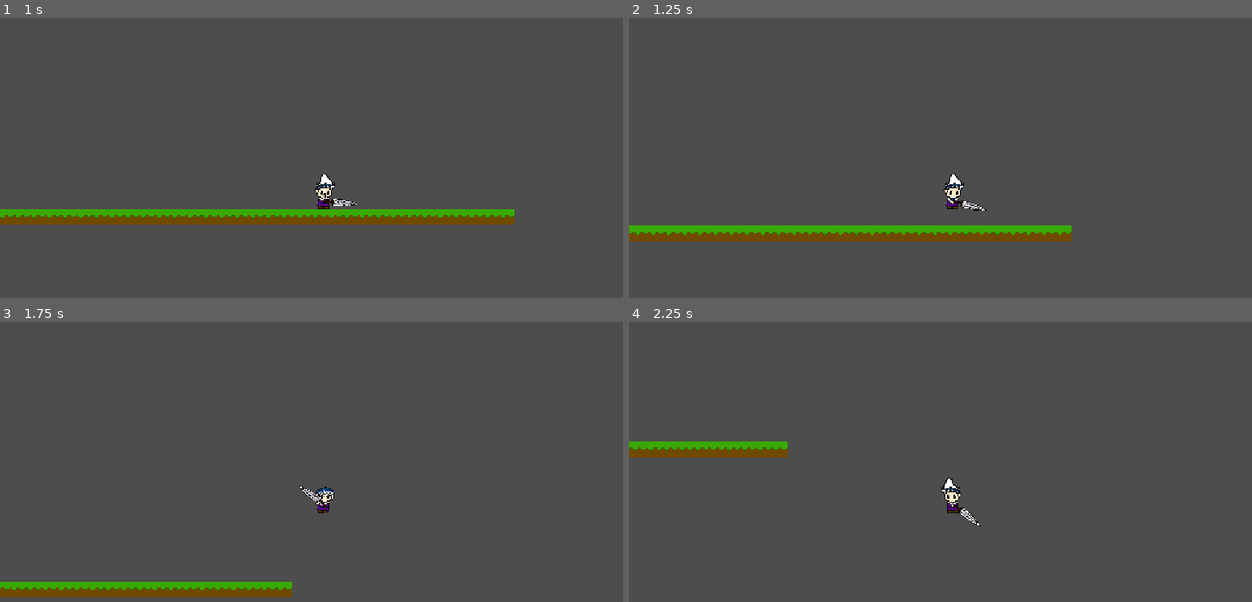
Above: before the commit, frames 1-4 (two rows, left to right).
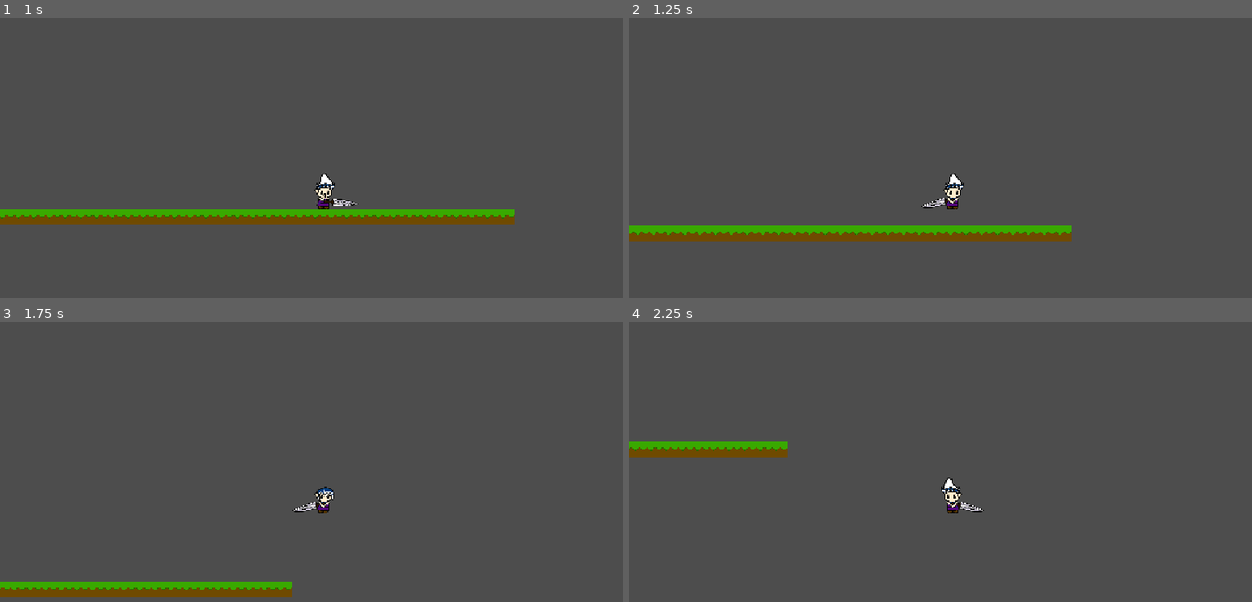
Above: after the commit, the same moments.

Repository: Nelinnia/azure-leaf-forest
Game: Godot game, scene res://Levels/testing_level.tscn
Same seed, same stepped clock (60 frames per second), same inputs: the game is played once before the commit and once after it.
Inputs (mouse positions are in pixels of both pictures, inside the frame that each line leads up to):
- Up to frame 1 (1 s): tap Enter at 0.5 s; move the mouse to (467, 180) at 0.52 s; hold D (move_right) from 0.53 s (still down); click (467, 180) at 0.6 s; tap Space (jump) at 0.77, 0.8 s
- Up to frame 2 (1.25 s): keep holding D (move_right); tap Space (jump) at 1.07 s
- Up to frame 3 (1.75 s): keep holding D (move_right); move the mouse to (193, 520) at 1.27 s; tap Space (jump) at 1.35, 1.52 s; click (193, 520) at 1.55 s
- Up to frame 4 (2.25 s): tap Space (jump) at 1.82 s; move the mouse to (1015, 422) at 2.02 s; release D (move_right) at 2.03 s; hold A (move_left) from 2.03 s (still down); click (1015, 422) at 2.1 s

Frame 1 is identical in both runs. In frame 2, 0.2% of the frame differs, in the area x 46-58%, y 64-69%; in frame 3, 0.2%; in frame 4, 0.2%, in the area x 51-58%, y 64-73%.

Commit message:
fixed flip_h on player assets

Diff:
--- a/Player/player.gd
+++ b/Player/player.gd
@@ -5,6 +5,7 @@
 
 @onready var hair_back: Sprite2D = %HairBack
 @onready var player_parts: Node2D = %PlayerParts
+
 
 @onready var right_arm: AnimatedSprite2D = %Right_Arm
 @onready var left_arm: AnimatedSprite2D = %Left_Arm
@@ -36,6 +37,7 @@
 @onready var animated_sprite: AnimatedSprite2D = %AnimatedSprite2D
 @onready var animation_player: AnimationPlayer = %AnimationPlayer
 @onready var attack_animation_player: AnimationPlayer = %AttackAnimationPlayer
+@onready var visuals: Node2D = %Visuals
 
 
 @onready var jump_speed := calculate_jump_speed(jump_height, jump_time_to_peak)
@@ -59,6 +61,7 @@
 var is_attacking :bool= false
 var current_state :State= State.GROUND
 var direction_x :float= 0.0
+var is_facing_left :bool= false
 var current_gravity :float= 0.0
 
 func _ready() -> void:
@@ -87,7 +90,7 @@
 	move_and_slide()
 
 
-
+@onready var weapon_marker: Marker2D = $Visuals/Weapon/WeaponMarker
 func _input(event: InputEvent) -> void:
 	if event.is_action_released("attack") and not is_attacking:
 		_start_attack()
@@ -95,12 +98,22 @@
 	is_attacking = true
 	var is_ground := current_state == State.GROUND
 	var attack_anim := "sword_swing_ground" if is_ground else "sword_swing_air"
-	attack_animation_player.play("sword_swing_ground")
-	left_arm.play("sword_swing_ground")
-	right_arm.play("sword_swing_ground")
+	attack_animation_player.play(attack_anim)
+	left_arm.play(attack_anim)
+	right_arm.play(attack_anim)
 func _on_attack_finished(anim_name: StringName) -> void:
 	if anim_name == "sword_swing_ground":
 		is_attacking = false
+		weapon_marker.rotation = 0.0
+		weapon_marker.position = Vector2.ZERO
+
+# handles the direction the player sprites are facing
+func _update_facing(new_direction_x: float) -> void:
+	if new_direction_x == 0.0:
+		return #idle faces the direction the player stoped moving in
+	is_facing_left = new_direction_x < 0.0
+
+	visuals.scale.x = -1.0 if is_facing_left else 1.0
 
 
 
@@ -110,8 +123,7 @@
 		velocity.x += acceleration * direction_x * delta
 		velocity.x = clampf(velocity.x, -max_speed, max_speed)
 
-		animated_sprite.flip_h = direction_x < 0.0
-		#player_parts.flip_h = direction_x < 0.0
+		_update_facing(direction_x)
 		hair_back.visible = true
 		animated_sprite.play("run")
 		animation_player.play("run")
@@ -131,7 +143,7 @@
 	if direction_x != 0:
 		velocity.x += air_acceleration * direction_x * delta
 		velocity.x = clampf(velocity.x, -jump_horizontal_speed, jump_horizontal_speed)
-		animated_sprite.flip_h = direction_x < 0.0
+		_update_facing(direction_x)
 
 	if Input.is_action_just_released("jump"):
 		var jump_cut_speed := jump_speed / jump_cut_divider
@@ -147,7 +159,7 @@
 	if direction_x != 0.0:
 		velocity.x += air_acceleration *  direction_x * delta
 		velocity.x = clampf(velocity.x, -jump_horizontal_speed, jump_horizontal_speed)
-		animated_sprite.flip_h = direction_x < 0.0
+		_update_facing(direction_x)
 		animation_player.play("falling")
 
 	if Input.is_action_just_pressed("jump"):
@@ -162,7 +174,7 @@
 	if direction_x != 0.0:
 		velocity.x += air_acceleration * direction_x * delta
 		velocity.x = clampf(velocity.x, -jump_horizontal_speed, jump_horizontal_speed)
-		animated_sprite.flip_h = direction_x < 0.0
+		_update_facing(direction_x)
 
 	if velocity.y >= 0.0:
 		_transition_to_state(State.FALL)
--- a/Player/player.tscn
+++ b/Player/player.tscn
@@ -24,7 +24,7 @@
 tracks/0/type = "value"
 tracks/0/imported = false
 tracks/0/enabled = true
-tracks/0/path = NodePath("PlayerParts/HairBack:position")
+tracks/0/path = NodePath("Visuals/PlayerParts/HairBack:position")
 tracks/0/interp = 1
 tracks/0/loop_wrap = true
 tracks/0/keys = {
@@ -36,7 +36,7 @@
 tracks/1/type = "value"
 tracks/1/imported = false
 tracks/1/enabled = true
-tracks/1/path = NodePath("PlayerParts/HairBack:rotation")
+tracks/1/path = NodePath("Visuals/PlayerParts/HairBack:rotation")
 tracks/1/interp = 1
 tracks/1/loop_wrap = true
 tracks/1/keys = {
@@ -48,7 +48,7 @@
 tracks/2/type = "value"
 tracks/2/imported = false
 tracks/2/enabled = true
-tracks/2/path = NodePath("PlayerParts/Leg_Right:rotation")
+tracks/2/path = NodePath("Visuals/PlayerParts/Leg_Right:rotation")
 tracks/2/interp = 1
 tracks/2/loop_wrap = true
 tracks/2/keys = {
@@ -60,7 +60,7 @@
 tracks/3/type = "value"
 tracks/3/imported = false
 tracks/3/enabled = true
-tracks/3/path = NodePath("PlayerParts/Leg_Left:position")
+tracks/3/path = NodePath("Visuals/PlayerParts/Leg_Left:position")
 tracks/3/interp = 1
 tracks/3/loop_wrap = true
 tracks/3/keys = {
@@ -72,7 +72,7 @@
 tracks/4/type = "value"
 tracks/4/imported = false
 tracks/4/enabled = true
-tracks/4/path = NodePath("PlayerParts/Leg_Left:rotation")
+tracks/4/path = NodePath("Visuals/PlayerParts/Leg_Left:rotation")
 tracks/4/interp = 1
 tracks/4/loop_wrap = true
 tracks/4/keys = {
@@ -84,7 +84,7 @@
 tracks/5/type = "value"
 tracks/5/imported = false
 tracks/5/enabled = true
-tracks/5/path = NodePath("PlayerParts/Leg_Right:position")
+tracks/5/path = NodePath("Visuals/PlayerParts/Leg_Right:position")
 tracks/5/interp = 1
 tracks/5/loop_wrap = true
 tracks/5/keys = {
@@ -105,7 +105,7 @@
 tracks/0/type = "value"
 tracks/0/imported = false
 tracks/0/enabled = true
-tracks/0/path = NodePath("PlayerParts/HairBack:rotation")
+tracks/0/path = NodePath("Visuals/PlayerParts/HairBack:rotation")
 tracks/0/interp = 1
 tracks/0/loop_wrap = true
 tracks/0/keys = {
@@ -117,7 +117,7 @@
 tracks/1/type = "value"
 tracks/1/imported = false
 tracks/1/enabled = true
-tracks/1/path = NodePath("PlayerParts/Leg_Right:rotation")
+tracks/1/path = NodePath("Visuals/PlayerParts/Leg_Right:rotation")
 tracks/1/interp = 1
 tracks/1/loop_wrap = true
 tracks/1/keys = {
@@ -129,7 +129,7 @@
 tracks/2/type = "value"
 tracks/2/imported = false
 tracks/2/enabled = true
-tracks/2/path = NodePath("PlayerParts/Leg_Left:position")
+tracks/2/path = NodePath("Visuals/PlayerParts/Leg_Left:position")
 tracks/2/interp = 1
 tracks/2/loop_wrap = true
 tracks/2/keys = {
@@ -141,7 +141,7 @@
 tracks/3/type = "value"
 tracks/3/imported = false
 tracks/3/enabled = true
-tracks/3/path = NodePath("PlayerParts/Leg_Left:rotation")
+tracks/3/path = NodePath("Visuals/PlayerParts/Leg_Left:rotation")
 tracks/3/interp = 1
 tracks/3/loop_wrap = true
 tracks/3/keys = {
@@ -157,7 +157,7 @@
 tracks/0/type = "value"
 tracks/0/imported = false
 tracks/0/enabled = true
-tracks/0/path = NodePath("PlayerParts/HairBack:position")
+tracks/0/path = NodePath("Visuals/PlayerParts/HairBack:position")
 tracks/0/interp = 1
 tracks/0/loop_wrap = true
 tracks/0/keys = {
@@ -169,7 +169,7 @@
 tracks/1/type = "value"
 tracks/1/imported = false
 tracks/1/enabled = true
-tracks/1/path = NodePath("PlayerParts/HairBack:rotation")
+tracks/1/path = NodePath("Visuals/PlayerParts/HairBack:rotation")
 tracks/1/interp = 1
 tracks/1/loop_wrap = true
 tracks/1/keys = {
@@ -181,7 +181,7 @@
 tracks/2/type = "value"
 tracks/2/imported = false
 tracks/2/enabled = true
-tracks/2/path = NodePath("PlayerParts/Leg_Right:position")
+tracks/2/path = NodePath("Visuals/PlayerParts/Leg_Right:position")
 tracks/2/interp = 1
 tracks/2/loop_wrap = true
 tracks/2/keys = {
@@ -193,7 +193,7 @@
 tracks/3/type = "value"
 tracks/3/imported = false
 tracks/3/enabled = true
-tracks/3/path = NodePath("PlayerParts/Leg_Right:rotation")
+tracks/3/path = NodePath("Visuals/PlayerParts/Leg_Right:rotation")
 tracks/3/interp = 1
 tracks/3/loop_wrap = true
 tracks/3/keys = {
@@ -205,7 +205,7 @@
 tracks/4/type = "value"
 tracks/4/imported = false
 tracks/4/enabled = true
-tracks/4/path = NodePath("PlayerParts/Leg_Left:rotation")
+tracks/4/path = NodePath("Visuals/PlayerParts/Leg_Left:rotation")
 tracks/4/interp = 1
 tracks/4/loop_wrap = true
 tracks/4/keys = {
@@ -217,7 +217,7 @@
 tracks/5/type = "value"
 tracks/5/imported = false
 tracks/5/enabled = true
-tracks/5/path = NodePath("PlayerParts/Leg_Left:position")
+tracks/5/path = NodePath("Visuals/PlayerParts/Leg_Left:position")
 tracks/5/interp = 1
 tracks/5/loop_wrap = true
 tracks/5/keys = {
@@ -241,7 +241,7 @@
 tracks/0/type = "value"
 tracks/0/imported = false
 tracks/0/enabled = true
-tracks/0/path = NodePath("Weapon/WeaponMarker:rotation")
+tracks/0/path = NodePath("Visuals/Weapon/WeaponMarker:rotation")
 tracks/0/interp = 1
 tracks/0/loop_wrap = true
 tracks/0/keys = {
@@ -253,7 +253,7 @@
 tracks/1/type = "value"
 tracks/1/imported = false
 tracks/1/enabled = true
-tracks/1/path = NodePath("Weapon/WeaponMarker:position")
+tracks/1/path = NodePath("Visuals/Weapon/WeaponMarker:position")
 tracks/1/interp = 1
 tracks/1/loop_wrap = true
 tracks/1/keys = {
@@ -267,6 +267,9 @@
 _data = {
 &"sword_swing_ground": SubResource("Animation_o28un")
 }
+
+[sub_resource type="RectangleShape2D" id="RectangleShape2D_nq3hm"]
+size = Vector2(11, 19)
 
 [sub_resource type="SpriteFrames" id="SpriteFrames_l8h54"]
 animations = [{
@@ -309,9 +312,6 @@
 "speed": 5.0
 }]
 
-[sub_resource type="RectangleShape2D" id="RectangleShape2D_nq3hm"]
-size = Vector2(11, 19)
-
 [sub_resource type="SpriteFrames" id="SpriteFrames_o28un"]
 animations = [{
 "frames": [{
@@ -367,49 +367,52 @@
 unique_name_in_owner = true
 libraries/ = SubResource("AnimationLibrary_n471f")
 
-[node name="AnimatedSprite2D" type="AnimatedSprite2D" parent="." unique_id=896912173]
+[node name="CollisionShape2D" type="CollisionShape2D" parent="." unique_id=1874615948]
+position = Vector2(-0.5, 0.5)
+shape = SubResource("RectangleShape2D_nq3hm")
+
+[node name="Visuals" type="Node2D" parent="." unique_id=1449225136]
+unique_name_in_owner = true
+
+[node name="AnimatedSprite2D" type="AnimatedSprite2D" parent="Visuals" unique_id=896912173]
 unique_name_in_owner = true
 position = Vector2(0, -9)
 scale = Vector2(0.13888891, 0.13888888)
 sprite_frames = SubResource("SpriteFrames_l8h54")
 animation = &"idle"
 
-[node name="CollisionShape2D" type="CollisionShape2D" parent="." unique_id=1874615948]
-position = Vector2(-0.5, 0.5)
-shape = SubResource("RectangleShape2D_nq3hm")
-
-[node name="PlayerParts" type="Node2D" parent="." unique_id=259045276]
-unique_name_in_owner = true
-
-[node name="Leg_Left" type="Sprite2D" parent="PlayerParts" unique_id=799551684]
+[node name="PlayerParts" type="Node2D" parent="Visuals" unique_id=259045276]
+unique_name_in_owner = true
+
+[node name="Leg_Left" type="Sprite2D" parent="Visuals/PlayerParts" unique_id=799551684]
 unique_name_in_owner = true
 z_index = -1
 position = Vector2(0, -9)
 scale = Vector2(0.139, 0.139)
 texture = ExtResource("8_00tjw")
 
-[node name="Leg_Right" type="Sprite2D" parent="PlayerParts" unique_id=28573776]
+[node name="Leg_Right" type="Sprite2D" parent="Visuals/PlayerParts" unique_id=28573776]
 unique_name_in_owner = true
 z_index = -1
 position = Vector2(0, -9.000001)
 scale = Vector2(0.139, 0.139)
 texture = ExtResource("9_x3vf3")
 
-[node name="HairBack" type="Sprite2D" parent="PlayerParts" unique_id=1689437038]
+[node name="HairBack" type="Sprite2D" parent="Visuals/PlayerParts" unique_id=1689437038]
 unique_name_in_owner = true
 z_index = -2
 position = Vector2(0, -9)
 scale = Vector2(0.139, 0.139)
 texture = ExtResource("10_x3vf3")
 
-[node name="Left_Arm" type="AnimatedSprite2D" parent="PlayerParts" unique_id=1757928267]
+[node name="Left_Arm" type="AnimatedSprite2D" parent="Visuals/PlayerParts" unique_id=1757928267]
 unique_name_in_owner = true
 position = Vector2(-2, 0)
 scale = Vector2(0.139, 0.139)
 sprite_frames = SubResource("SpriteFrames_o28un")
 animation = &"sword_swing_ground"
 
-[node name="Right_Arm" type="AnimatedSprite2D" parent="PlayerParts" unique_id=250897268]
+[node name="Right_Arm" type="AnimatedSprite2D" parent="Visuals/PlayerParts" unique_id=250897268]
 unique_name_in_owner = true
 z_index = 2
 position = Vector2(-2, 0)
@@ -417,36 +420,36 @@
 sprite_frames = SubResource("SpriteFrames_nq3hm")
 animation = &"sword_swing_ground"
 
-[node name="Weapon" type="Node2D" parent="." unique_id=1269724272]
+[node name="Weapon" type="Node2D" parent="Visuals" unique_id=1269724272]
 script = ExtResource("17_b1ygp")
 
-[node name="WeaponMarker" type="Marker2D" parent="Weapon" unique_id=793270116]
+[node name="WeaponMarker" type="Marker2D" parent="Visuals/Weapon" unique_id=793270116]
 z_index = 1
 position = Vector2(2, 2)
 
-[node name="Sword" type="Sprite2D" parent="Weapon/WeaponMarker" unique_id=1695683423]
+[node name="Sword" type="Sprite2D" parent="Visuals/Weapon/WeaponMarker" unique_id=1695683423]
 position = Vector2(-16, 4)
 rotation = -1.8779358
 scale = Vector2(0.18443385, 0.18443385)
 texture = ExtResource("11_apopc")
 
-[node name="SwordArea2D" type="Area2D" parent="Weapon/WeaponMarker/Sword" unique_id=753741040]
+[node name="SwordArea2D" type="Area2D" parent="Visuals/Weapon/WeaponMarker/Sword" unique_id=753741040]
 collision_mask = 4
 
-[node name="CollisionShape2D" type="CollisionShape2D" parent="Weapon/WeaponMarker/Sword/SwordArea2D" unique_id=1673595275]
+[node name="CollisionShape2D" type="CollisionShape2D" parent="Visuals/Weapon/WeaponMarker/Sword/SwordArea2D" unique_id=1673595275]
 position = Vector2(-0.29921305, -22.404547)
 rotation = 0.022648752
 shape = SubResource("CapsuleShape2D_nq3hm")
 debug_color = Color(0.9395802, 0.21215683, 0.33157519, 0.41960785)
 
-[node name="Sparkle" type="Sprite2D" parent="Weapon/WeaponMarker" unique_id=1236384062]
-unique_name_in_owner = true
-
-[node name="Sparkle2" type="Sprite2D" parent="Weapon/WeaponMarker" unique_id=32097326]
-unique_name_in_owner = true
-
-[node name="Sparkle3" type="Sprite2D" parent="Weapon/WeaponMarker" unique_id=1270466129]
-unique_name_in_owner = true
-
-[node name="ChargeTimer" type="Timer" parent="Weapon/WeaponMarker" unique_id=106411532]
-unique_name_in_owner = true
+[node name="Sparkle" type="Sprite2D" parent="Visuals/Weapon/WeaponMarker" unique_id=1236384062]
+unique_name_in_owner = true
+
+[node name="Sparkle2" type="Sprite2D" parent="Visuals/Weapon/WeaponMarker" unique_id=32097326]
+unique_name_in_owner = true
+
+[node name="Sparkle3" type="Sprite2D" parent="Visuals/Weapon/WeaponMarker" unique_id=1270466129]
+unique_name_in_owner = true
+
+[node name="ChargeTimer" type="Timer" parent="Visuals/Weapon/WeaponMarker" unique_id=106411532]
+unique_name_in_owner = true
--- a/Player/weapon_sword.gd
+++ b/Player/weapon_sword.gd
@@ -1,6 +1,6 @@
 extends Node2D
 
-@onready var player :Player= get_parent()
+@onready var player :Player= get_parent().get_parent()
 
 @onready var weapon_marker: Marker2D = $WeaponMarker
 
@@ -9,7 +9,4 @@
 	swap_side()
 
 func swap_side() -> void:
-	if player.direction_x < 0.0:
-		weapon_marker.scale.x = -1
-	else:
-		weapon_marker.scale.x = 1
+	pass
